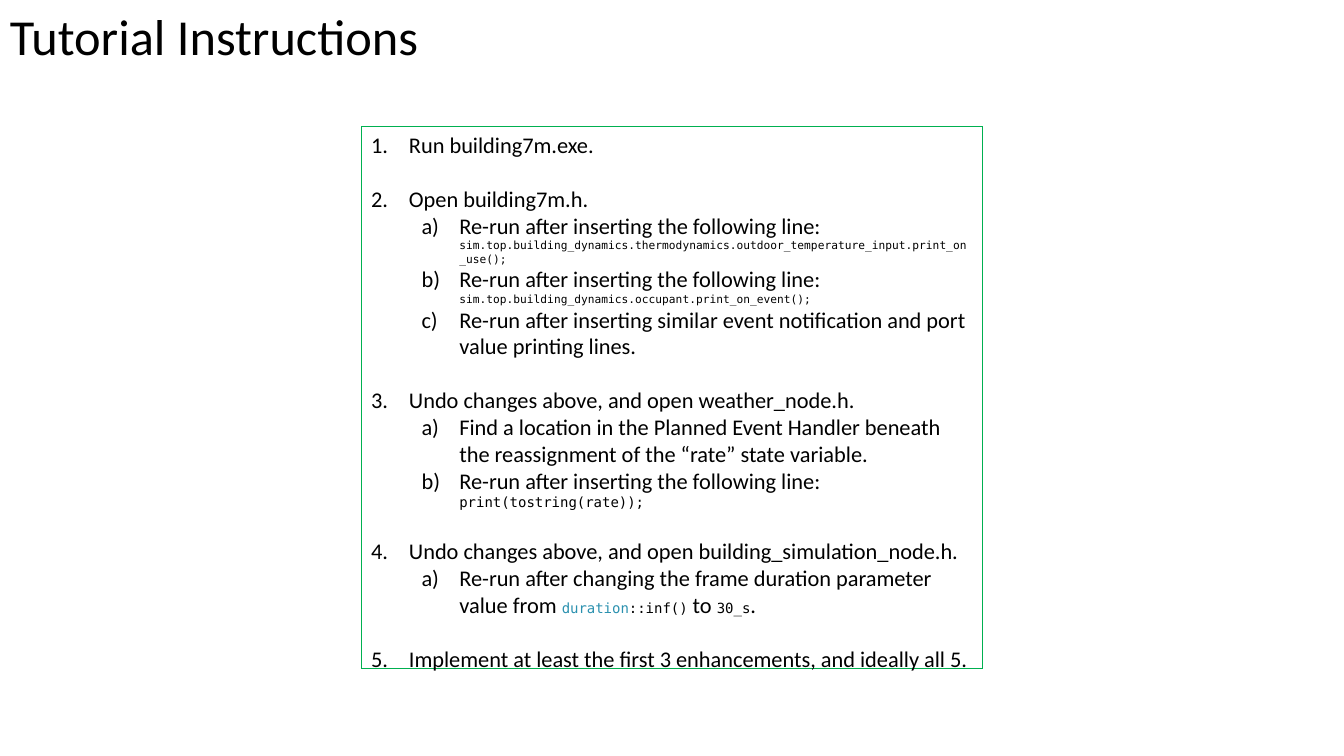
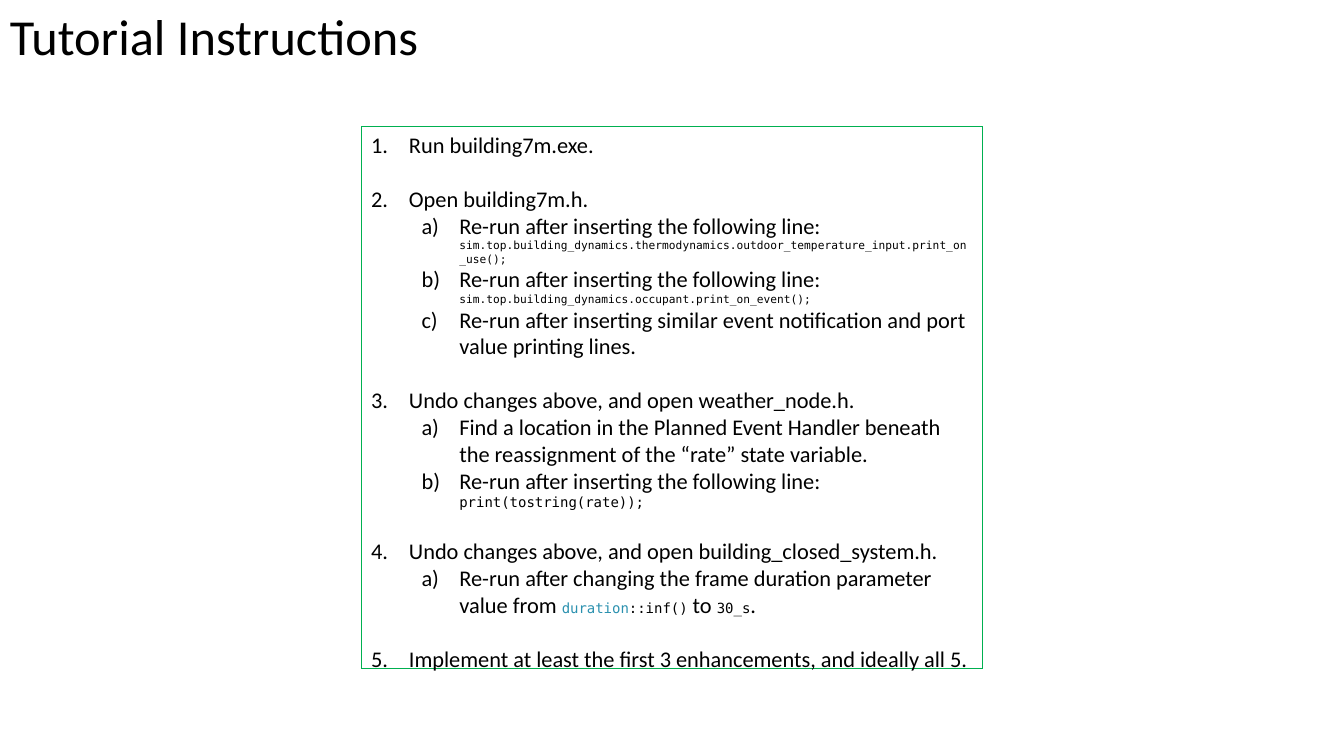
Before and after one commit to Autodesk/sydevs, a slide deck: slide 10 of doc/SyDEVS_Building7m_Tutorial.pptx. Drawn at 1344x756 pixels with LibreOffice and Linux fonts; fonts in the diff are those of the drawing. Boxes give left, top, right and bottom in pixels: in the first picture for what was removed or moved away, otherwise in the second. Text is boxed around its words. In the diff, an @@ line names an element or a change of style, - is before the commit and + after.

Commit message:
Revise closed system node names in slides

```diff
--- a/doc/SyDEVS_Building7m_Tutorial.pptx
+++ b/doc/SyDEVS_Building7m_Tutorial.pptx
@@ text in rectangle at [409, 543, 938, 563]: text changed @@
-4. Undo changes above, and open building_simulation_node.h.
+4. Undo changes above, and open building_closed_system.h.
```
Also in this commit, not shown: 2 other slides changed, 1 other file.
